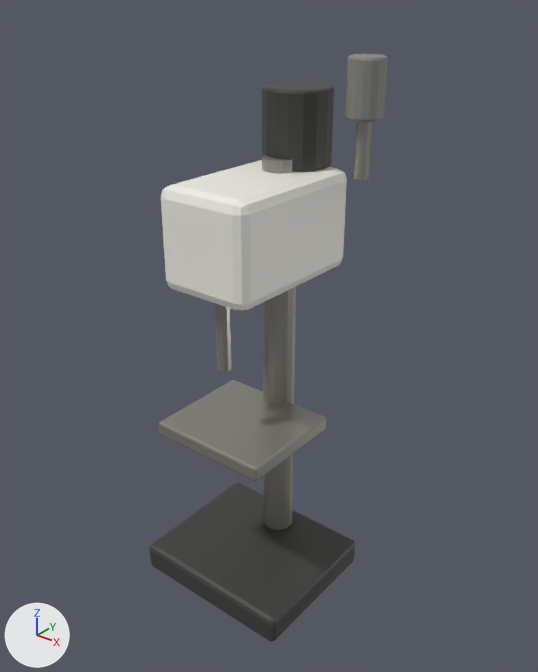
The glTF model public/models/drill_press.glb as it was, and as the next commit left it.
Before and after are seen from a camera (50 mm lens) standing at (1.65, -1.95, 2.37) and looking at (0.01, 0.1, 1.09). The lights are fixed; the arrows at lower left show +X, +Y and +Z. The older version comes first. Vertices at exactly the same position are counted once.
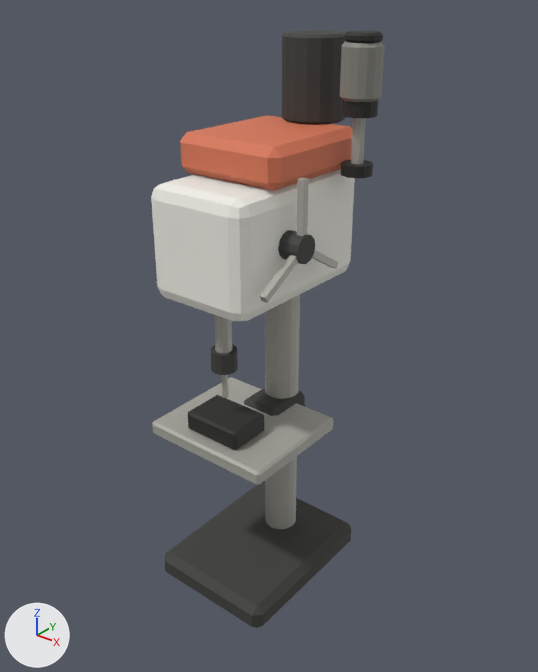
ob_drill_press_parts is not drawn itself; it is the parent of ob_mesh_0.

Boxes [x1, y1, x2, y2] around the edits, measured in the pictures (538 x 672 px; the box of a moved part takes in the faces that stretch with it):
'Mesh_0', reshaped, moved, rescaled: before [149, 54, 388, 642]; after [151, 30, 385, 628]
'Mesh_1', recoloured, surface changed, reshaped, moved, rescaled (56% wider, 20% taller): before [215, 303, 232, 372]; after [211, 315, 238, 398]
part 1 of me_mesh_0, added: after [278, 230, 315, 264]
part 2 of me_mesh_0, added: after [265, 295, 300, 529]
part 3 of me_mesh_0, added: after [297, 177, 309, 236]
part 4 of me_mesh_0, added: after [351, 118, 366, 164]
part 5 of me_mesh_0, added (black): after [341, 160, 373, 178]
part 6 of me_mesh_0, added (black): after [342, 99, 378, 118]
part 7 of me_mesh_0, rebuilt: before [161, 160, 347, 311]; after [151, 169, 355, 322]
part 8 of me_mesh_0, deleted: before [345, 54, 388, 122]
part 9 of me_mesh_0, deleted: before [149, 483, 355, 642]
part 10 of me_mesh_0, deleted: before [354, 121, 372, 180]
part 11 of me_mesh_0, moved or reshaped: before [262, 81, 334, 530]; after [165, 30, 385, 628]
part 12 of me_mesh_0, moved or reshaped: before [159, 380, 326, 481]; after [152, 377, 333, 485]

The change, as a list of edits to the scene's bpy script:
```text
Change mat_steel:
    mat_steel.base_color: (0.332, 0.323, 0.287) -> (0.418, 0.407, 0.366)  # grey #9c9a92 -> grey #adaba3
    mat_steel.metallic: 0.6 -> 0.15
    mat_steel.roughness: 0.35 -> 0.55
Change me_mesh_0:
    used by ob_mesh_0; parent = ob_drill_press_parts; location = (-0.35, 0.41, -0.225); scale = (0.00014, 0.00014, 0.00014)
    remove me_mesh_0.from_pydata(...)  # 416 vertices, 804 faces; spans x 0.0..5104.0, y -5068.0..0.0, z 1178.0..16383.0
    add me_mesh_0.from_pydata(...)  # 520 vertices, 972 faces; spans x 0.0..4145.0, y -5306.0..0.0, z 1791.0..16383.0
    me_mesh_0 part 1: a new loose piece, a 12-sided cylinder along x spanning x 3217.0..3748.0, y -3980.0..-3316.0, z 11740.0..12403.0, in mat_panel (dark grey #3d3d3a)
    me_mesh_0 part 2: a new loose piece, a 16-sided cylinder along z spanning x 1360.0..2288.0, y -2454.0..-1526.0, z 2587.0..14194.0, in mat_steel (grey #adaba3)
    me_mesh_0 part 3: a new loose piece, a box spanning x 3532.0..3698.0, y -3731.0..-3565.0, z 11989.0..13614.0, in mat_steel (grey #adaba3)
    me_mesh_0 part 4: a new loose piece, an 8-sided cylinder along z spanning x 3535.0..3827.0, y -1804.0..-1512.0, z 13332.0..14658.0, in mat_steel (grey #adaba3)
    me_mesh_0 part 5: a new loose piece, a 12-sided cylinder along z spanning x 3316.0..4046.0, y -2023.0..-1293.0, z 13332.0..13597.0, in mat_ink (black #262624)
    me_mesh_0 part 6: a new loose piece, a 16-sided cylinder along z spanning x 3283.0..4079.0, y -2056.0..-1260.0, z 14658.0..14990.0, in mat_ink (black #262624)
    me_mesh_0 part 7: the loose piece of 56 vertices spanning x 1142.0..3855.0, y -4783.0..-357.0, z 10815.0..13528.0 is rebuilt with 56 vertices and now spans x 431.0..3217.0, y -5240.0..-730.0, z 10546.0..13332.0
    me_mesh_0 part 8: the loose piece of 96 vertices spanning x 4176.0..5104.0, y -1606.0..-678.0, z 14955.0..16383.0 is deleted
    me_mesh_0 part 9: the loose piece of 56 vertices spanning x 0.0..4997.0, y -5068.0..-785.0, z 1178.0..2034.0 is deleted
    me_mesh_0 part 10: the loose piece of 24 vertices spanning x 4462.0..4819.0, y -1321.0..-964.0, z 13528.0..14955.0 is deleted
    me_mesh_0 part 11: 128 vertices removed from x 1570.0..3427.0, y -2106.0..0.0, z 2070.0..15526.0; 256 vertices added at x 0.0..4145.0, y -5306.0..0.0, z 1791.0..16383.0
    me_mesh_0 part 12: 56 vertices removed from x 714.0..4283.0, y -4890.0..-1678.0, z 6318.0..6746.0; 72 vertices added at x 0.0..3648.0, y -5240.0..-1592.0, z 6301.0..7495.0
    add me_mesh_0.materials.append(mat_clay)  # orange #d97757
    add me_mesh_0.materials.append(mat_ink)  # black #262624
Change me_mesh_1:
    used by ob_mesh_1; parent = ob_spindle; location = (-0.35, 0.41, -0.225); scale = (0.00014, 0.00014, 0.00014)
    remove me_mesh_1.from_pydata(...)  # 20 vertices, 36 faces; spans x 2308.0..2689.0, y -3127.0..-2727.0, z 0.0..3212.0
    add me_mesh_1.from_pydata(...)  # 56 vertices, 100 faces; spans x 1492.0..2156.0, y -3648.0..-2985.0, z 0.0..3781.0
    me_mesh_1 part 13: the whole mesh is rebuilt
    add me_mesh_1.materials.append(mat_panel)  # dark grey #3d3d3a
Change ob_drill_press_parts:
    ob_drill_press_parts.location: (0.0, 0.0, 0.06) -> (0.0, 0.0, 0.0)
Change ob_mesh_0:
    ob_mesh_0.location: (-0.35, 0.41, -0.225) -> (-0.275, 0.5, -0.27)
    ob_mesh_0.scale: (0.00014, 0.00014, 0.00014) -> (0.000151, 0.000151, 0.000151)
Change ob_mesh_1:
    ob_mesh_1.parent: ob_spindle -> ob_spindle_parts
    ob_mesh_1.location: (-0.35, 0.41, -0.225) -> (-0.275, 0.5, -0.27)
    ob_mesh_1.scale: (0.00014, 0.00014, 0.00014) -> (0.000151, 0.000151, 0.000151)
Add ob_spindle_parts:
    ob_spindle_parts = bpy.data.objects.new('spindle_parts', None)
    ob_spindle_parts.parent = ob_move_spindle
    ob_spindle_parts.location = (0.0, 0.0, 0.0)
```
